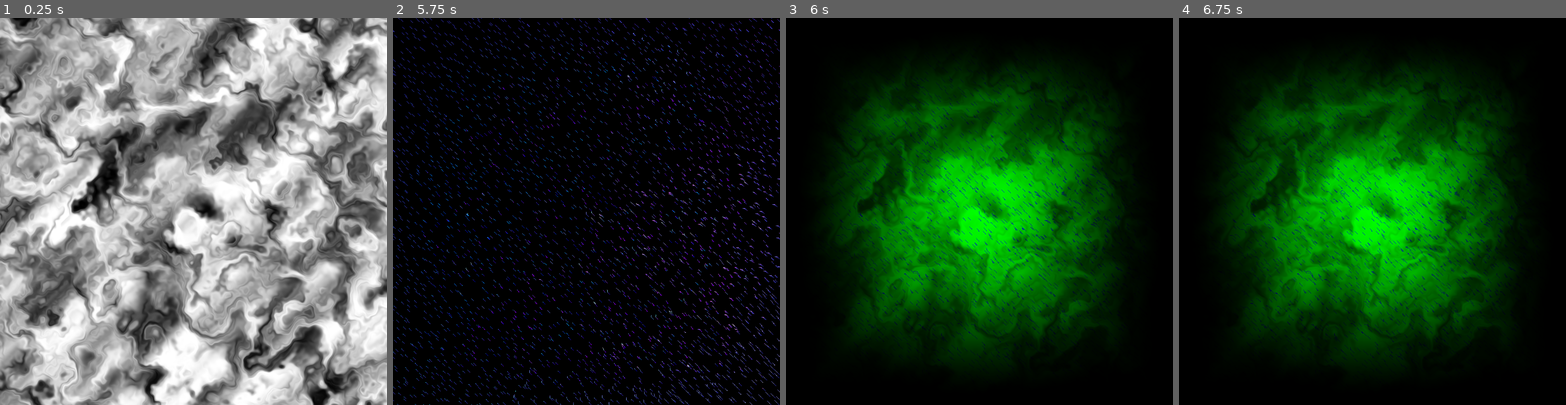
Above: before the commit, frames 1-4 (left to right).
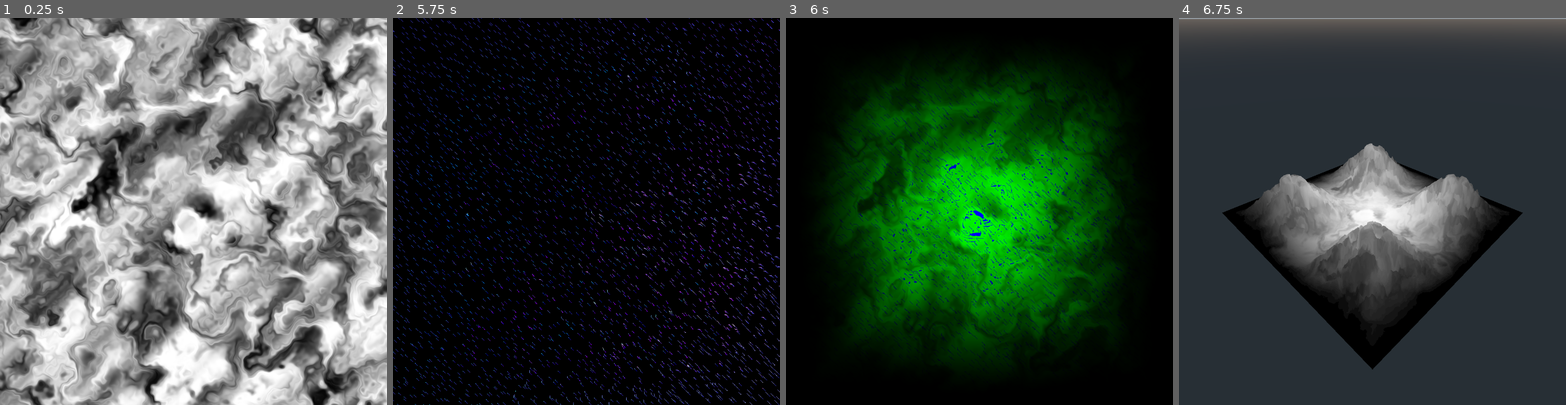
Above: after the commit, the same moments.

Repository: MichaelReel/ShaderChain
Game: Godot game, scene res://compact_scenes/click_advance_01/ClickAdvance.tscn
Same seed, same stepped clock (60 frames per second), same inputs: the game is played once before the commit and once after it. The engine's default icon, where the game draws it, is replaced by a stand-in: a white triangle on a blue panel in a dark square.
Inputs (mouse positions are in pixels of both pictures, inside the frame that each line leads up to):
- Up to frame 1 (0.25 s): no input
- Up to frame 2 (5.75 s): tap Enter at 0.5, 2, 3.5 s; move the mouse to (671, 192) at 0.52 s; click (671, 192) at 0.67 s; tap Space at 1.25, 2.75, 4.25 s; move the mouse to (509, 230) at 1.27 s; click (509, 230) at 1.42 s; move the mouse to (625, 126) at 2.02 s; click (625, 126) at 2.17 s; move the mouse to (567, 288) at 2.77 s; click (567, 288) at 2.92 s; move the mouse to (702, 269) at 3.52 s; click (702, 269) at 3.67 s; move the mouse to (470, 153) at 4.27 s; click (470, 153) at 4.42 s; move the mouse to (605, 211) at 5.02 s; click (605, 211) at 5.17 s
- Up to frame 3 (6 s): move the mouse to (921, 114) at 5.77 s; click (921, 114) at 5.92 s
- Up to frame 4 (6.75 s): move the mouse to (1457, 192) at 6.52 s; click (1457, 192) at 6.67 s

Frames 1-2 are identical in both runs. In frame 3, 0.8% of the frame differs, in the area x 13-84%, y 14-88%; in frame 4, 100%, in the area x 0-100%, y 0-100%.

Commit message:
Started a terrain display for the final result

Diff:
--- a/compact_scenes/click_advance_01/ClickAdvance.gd
+++ b/compact_scenes/click_advance_01/ClickAdvance.gd
@@ -13,7 +13,7 @@
 	{
 		"root": $Surfaces/FlatsInit,
 		"shader_textures": {"height_map": "height"},
-		"feedback": 1,
+#		"feedback": 1,
 		"capture": "flatsmap",
 	},
 	{"root": $FlowMap, "texture": "height", "capture": "flowmap"},
@@ -38,9 +38,15 @@
 			"height_map": "height",
 			"up_flow_map": "upflowdraw",
 			"down_flow_map": "downflowdraw",
-			"point_map": "points",
+			"pool_map": "flatsmap",
 		},
 		"capture": "flowpaths",
+	},
+	{
+		"root": $"3DTerrainIn2D",
+		"3d_shader_textures": {
+			"height_map": "height"
+		}
 	},
 ]
 
@@ -50,6 +56,7 @@
 var current_root : Node2D
 var current_viewport : Viewport
 var current_texture_rect : TextureRect
+var current_mesh_instance : MeshInstance
 var repeat_hash : String = ""
 
 var click_wait := CLICK_SPEED
@@ -68,6 +75,7 @@
 	current_root = shader_path_config[current_index]["root"]
 	current_viewport = current_root.get_node("Viewport")
 	current_texture_rect = current_viewport.get_node("TextureRect")
+	current_mesh_instance = current_viewport.get_node("MeshInstance")
 
 	# Set a new texture, from captured images, if configured to do so
 	if "texture" in shader_path_config[current_index]:
@@ -76,11 +84,18 @@
 		current_texture_rect.texture = texture
 
 	if "shader_textures" in shader_path_config[current_index]:
-		var shader_texures = shader_path_config[current_index]["shader_textures"]
-		for uniform_name in shader_texures:
-			var capture_name : String = shader_texures[uniform_name]
+		var shader_textures = shader_path_config[current_index]["shader_textures"]
+		for uniform_name in shader_textures:
+			var capture_name : String = shader_textures[uniform_name]
 			var texture = _get_captured_texture(capture_name)
 			current_texture_rect.material.set_shader_param(uniform_name, texture)
+
+	if "3d_shader_textures" in shader_path_config[current_index]:
+		var shader_textures = shader_path_config[current_index]["3d_shader_textures"]
+		for uniform_name in shader_textures:
+			var capture_name : String = shader_textures[uniform_name]
+			var texture = _get_captured_texture(capture_name)
+			current_mesh_instance.mesh.material.set_shader_param(uniform_name, texture)
 
 	# Switch display to show the current viewport
 	display.texture = current_viewport.get_texture()
@@ -135,8 +150,13 @@
 		# Don't redraw anything, we're already moving on
 		repeat_delay_timer.stop()
 		# Capture the current viewport and delay lingering clicks
-		print("capturing " + current_root.name)
-		_capture_viewport_image()
+
+		if "capture" in shader_path_config[current_index]:
+			print("capturing " + current_root.name)
+			_capture_viewport_image()
+		else:
+			_advance()
+
 		click_wait = CLICK_SPEED
 
 func _capture_viewport_image() -> void:
--- a/compact_scenes/click_advance_01/ClickAdvance.tscn
+++ b/compact_scenes/click_advance_01/ClickAdvance.tscn
@@ -13,6 +13,7 @@
 [ext_resource path="res://compact_scenes/click_advance_01/up_flow_drawer.gdshader" type="Shader" id=11]
 [ext_resource path="res://compact_scenes/click_advance_01/flats_init.gdshader" type="Shader" id=12]
 [ext_resource path="res://compact_scenes/click_advance_01/black.png" type="Texture" id=13]
+[ext_resource path="res://compact_scenes/click_advance_01/terrain.gdshader" type="Shader" id=14]
 
 [sub_resource type="ShaderMaterial" id=1]
 shader = ExtResource( 3 )
@@ -52,6 +53,16 @@
 shader = ExtResource( 9 )
 shader_param/blend = 0.5
 
+[sub_resource type="ShaderMaterial" id=14]
+shader = ExtResource( 14 )
+shader_param/height_scale = 0.4
+
+[sub_resource type="PlaneMesh" id=12]
+resource_local_to_scene = true
+material = SubResource( 14 )
+subdivide_width = 512
+subdivide_depth = 512
+
 [node name="ClickAdvance" type="Node2D"]
 script = ExtResource( 1 )
 
@@ -219,6 +230,20 @@
 anchor_bottom = 1.0
 texture = ExtResource( 2 )
 
+[node name="3DTerrainIn2D" type="Node2D" parent="."]
+
+[node name="Viewport" type="Viewport" parent="3DTerrainIn2D"]
+size = Vector2( 1024, 1024 )
+debug_draw = 3
+render_target_v_flip = true
+
+[node name="MeshInstance" type="MeshInstance" parent="3DTerrainIn2D/Viewport"]
+mesh = SubResource( 12 )
+skeleton = NodePath("")
+
+[node name="Camera" type="Camera" parent="3DTerrainIn2D/Viewport"]
+transform = Transform( 0.707107, -0.40558, 0.579228, 0, 0.819152, 0.573577, -0.707107, -0.40558, 0.579228, 1.5, 1.5, 1.5 )
+
 [node name="DisplayTextureRect" type="TextureRect" parent="."]
 anchor_right = 1.0
 anchor_bottom = 1.0
--- a/compact_scenes/click_advance_01/flow_paths.gdshader
+++ b/compact_scenes/click_advance_01/flow_paths.gdshader
@@ -3,7 +3,7 @@
 uniform sampler2D height_map;
 uniform sampler2D down_flow_map;
 uniform sampler2D up_flow_map;
-uniform sampler2D point_map;
+uniform sampler2D pool_map;
 
 void fragment() {
 	vec2 uv = UV;
@@ -11,14 +11,15 @@
 	float height = texture(height_map, uv).r;
 	vec4 down_flow_color = texture(down_flow_map, uv);
 	vec4 up_flow_color = texture(up_flow_map, uv);
-	vec4 point_color = texture(point_map, uv);
+	vec4 pool_color = texture(pool_map, uv);
 
 	vec3 result = vec3(0.0);
-	if (point_color.r > 0.0 || point_color.g > 0.0 || point_color.b > 0.0) {
-		result = vec3(0.0, height, 0.0);
-	} else if (down_flow_color.r > 0.0 || down_flow_color.g > 0.0 || down_flow_color.b > 0.0) {
+
+	if (down_flow_color.r > 0.0 || down_flow_color.g > 0.0 || down_flow_color.b > 0.0) {
 		result = vec3(0.0, 0.0, height);
 	} else if (up_flow_color.r > 0.0 || up_flow_color.g > 0.0 || up_flow_color.b > 0.0) {
+		result = vec3(0.0, 0.0, height);
+	} else if (pool_color.r >= 0.5 && pool_color.g >= 0.5 && pool_color.b >= 0.5) {
 		result = vec3(0.0, 0.0, height);
 	} else {
 		result = vec3(0.0, height, 0.0);
--- /dev/null
+++ b/compact_scenes/click_advance_01/terrain.gdshader
@@ -0,0 +1,15 @@
+shader_type spatial;
+render_mode unshaded;
+
+uniform sampler2D height_map;
+uniform float height_scale = 0.4;
+
+void vertex() {
+	float height = texture(height_map, VERTEX.xz).r;
+	VERTEX.y += height * height_scale;
+}
+
+void fragment() {
+	vec3 color = texture(height_map, UV).rgb;
+	ALBEDO = color;
+}
Not shown: 1 places in compact_scenes/click_advance_01/ClickAdvance.tscn that only renumber resources
